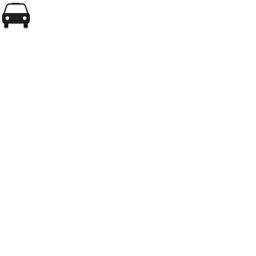
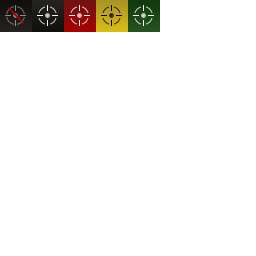
Before/after of a 256px x 256px layered artwork. What changed in the layer stack:
added layer "userGeoLocation-default copy #1" above "geoLoc-highAcc" over (133, 5, 154, 26)
added layer "geoLoc-highAcc" above "userGeoLocation-default copy #2" over (128, 0, 160, 32)
added layer "userGeoLocation-default copy #2" above "geoLoc-medAcc" over (101, 5, 122, 26)
added layer "geoLoc-medAcc" above "userGeoLocation-default copy" over (96, 0, 128, 32)
added layer "userGeoLocation-default copy" above "geoLoc-lowAcc" over (69, 5, 90, 26)
added layer "geoLoc-lowAcc" above "userGeoLocation-default" over (64, 0, 96, 32)
renamed "New Layer" to "userGeoLocation-default", moved it above "enabled-bg", painted on it over (37, 5, 58, 26)
added layer "enabled-bg" above "Layer #3" over (32, 0, 64, 32)
added layer "Layer #3" above "Layer #1" over (7, 7, 25, 24)
added layer "Layer #1" (50%) above "Layer #2" over (5, 5, 26, 26)
added layer "Layer #2" above "car-icon.png" over (0, 0, 32, 32)
hid "car-icon.png" over (2, 2, 30, 29)
